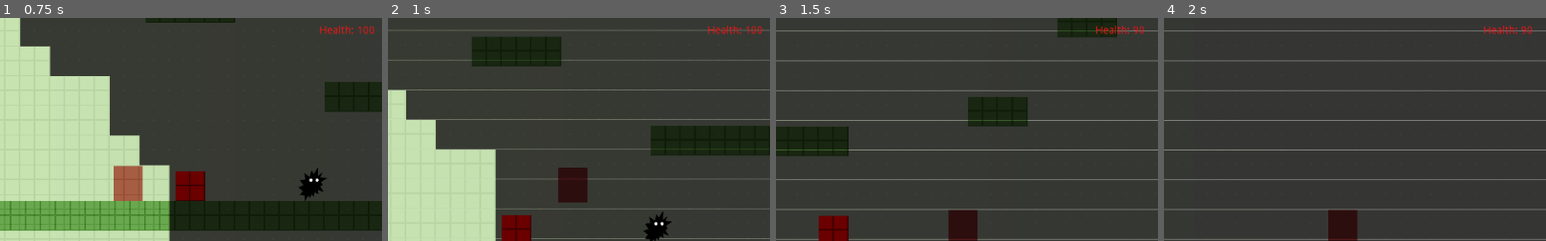
Above: before the commit, frames 1-4 (left to right).
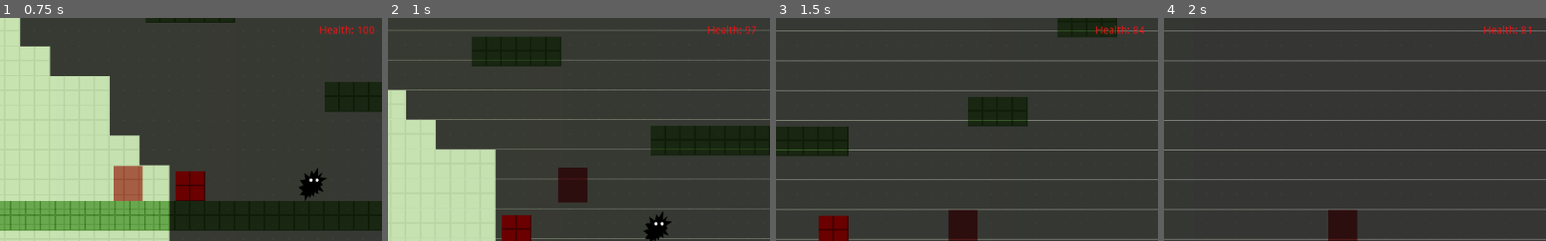
Above: after the commit, the same moments.

Repository: glitchcore/comfort
Game: Godot game, scene res://Scenes/BaseLevel.tscn
Same seed, same stepped clock (60 frames per second), same inputs: the game is played once before the commit and once after it.
Inputs:
- Up to frame 1 (0.75 s): hold Right (ui_right) from 0.53 s (still down)
- Up to frame 2 (1 s): keep holding Right (ui_right); tap Space (jump) at 0.77 s
- Up to frame 3 (1.5 s): keep holding Right (ui_right)
- Up to frame 4 (2 s): keep holding Right (ui_right); tap Space (jump) at 1.52 s
The pictures show only the part of the screen within x 39-89%, y 9-59%; the shares and areas given below are measured in that part.

Frame 1 is identical in both runs. In frame 2, 0.1% of the frame differs, in the area x 93-98%, y 3-8%; in frame 3, less than 0.1%; in frame 4, less than 0.1%.

Commit message:
add timer for bad zone

Diff:
--- a/Autoload/PlayerData.gd
+++ b/Autoload/PlayerData.gd
@@ -6,23 +6,25 @@
 signal killed()
 
 const HP_MAX = 100
+const BAD_ZONE_DAMAGE = 3
 var hp = HP_MAX setget set_health
 var in_comfort_zone = true
 
 
-func calculate_hp(delta: float):
+func calculate_hp():
 	if in_comfort_zone:
 		# increment hp
 		pass
 	else:
-		take_damage(0.1 * delta)
+		take_damage(BAD_ZONE_DAMAGE)
 
 func reset() -> void:
 	hp = HP_MAX
 	in_comfort_zone = true
 
-func _physics_process(delta: float) -> void:
-	calculate_hp(delta)
+func _physics_process(_delta: float) -> void:
+	#calculate_hp(delta)
+	pass
 
 func set_health(value: float):
 	hp = value
@@ -43,3 +45,7 @@
 	if hp <= 0:
 		# for killed animation
 		emit_signal("killed")
+
+
+func _on_Timer_timeout() -> void:
+	calculate_hp()
--- a/Autoload/PlayerData.tscn
+++ b/Autoload/PlayerData.tscn
@@ -4,3 +4,9 @@
 
 [node name="PlayerData" type="Node"]
 script = ExtResource( 1 )
+
+[node name="Timer" type="Timer" parent="."]
+wait_time = 0.5
+autostart = true
+
+[connection signal="timeout" from="Timer" to="." method="_on_Timer_timeout"]
